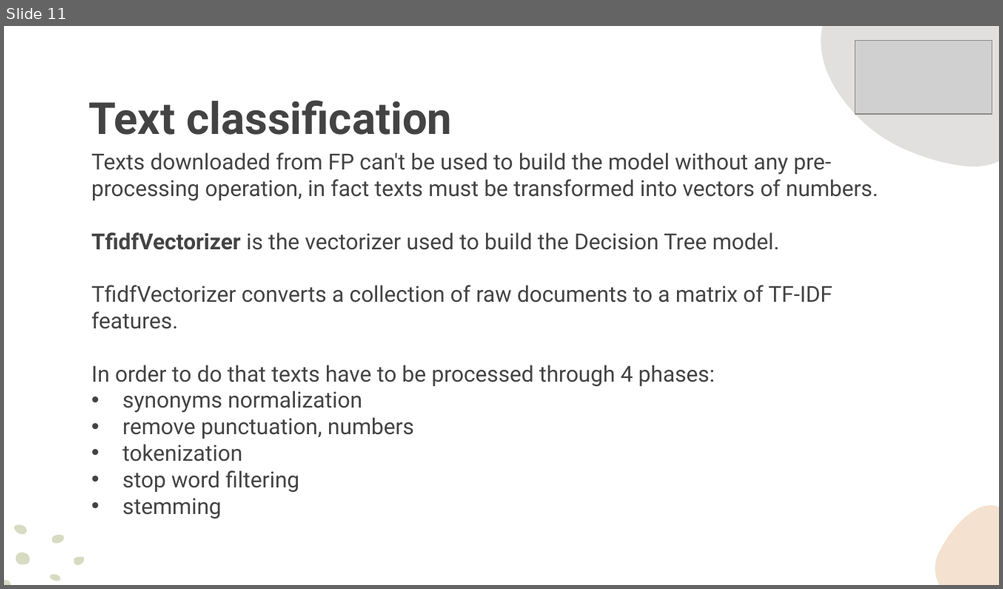
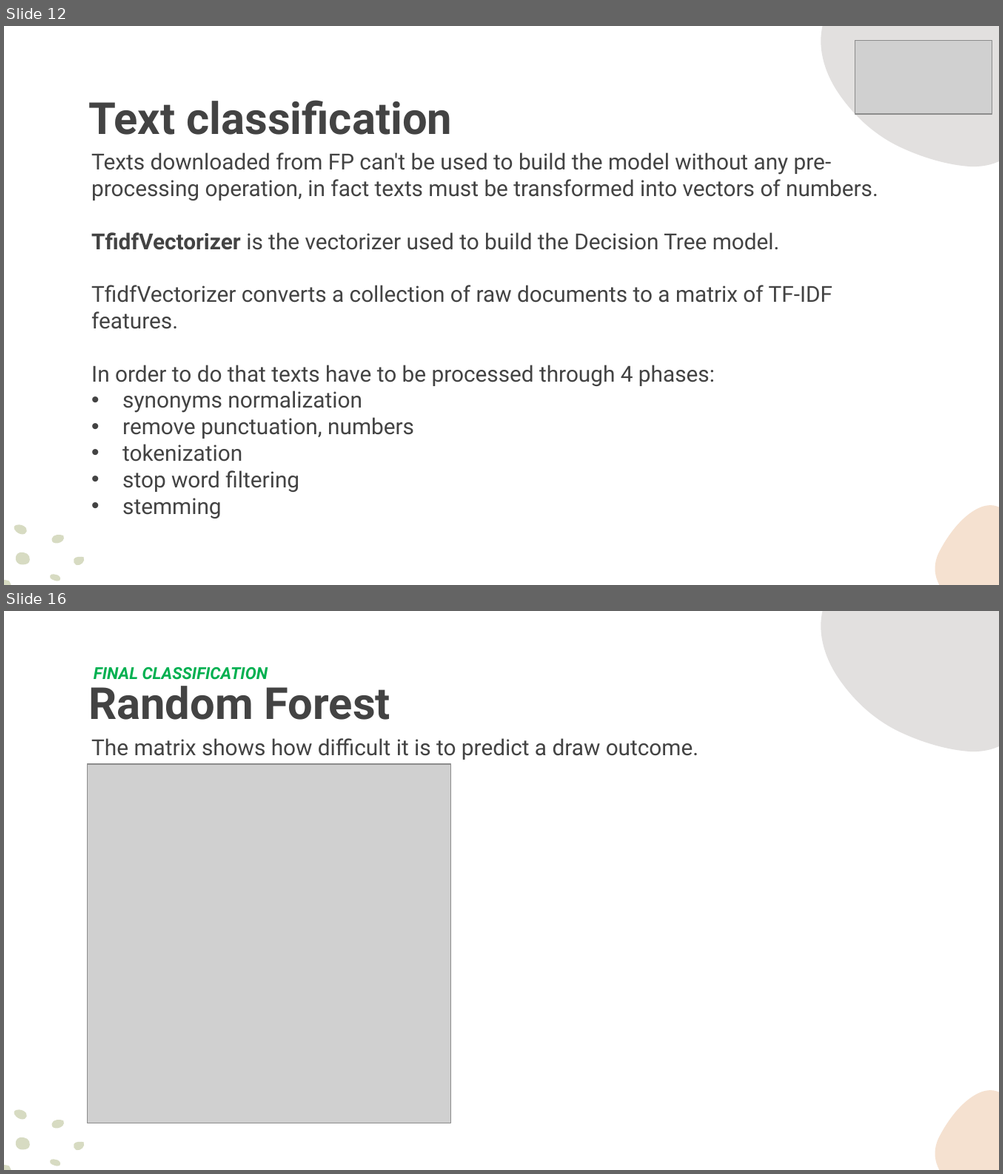
Before and after one commit to Malesone/The-winner-of-the-next-game, a slide deck: Presentation.pptx. Shown one above the other, each under a label of ours: slide 11 before the commit, slides 12 and 16 after it; the slides between them are not shown. The pictures are 1003x589 and 1003x1174 pixels, drawn with LibreOffice and Linux fonts; fonts in the diff are those of the drawing; grey boxes stand for pictures; background and template pictures are left out. Boxes give left, top, right and bottom in pixels: in the first picture for what was removed or moved away, otherwise in the second. Text is boxed around its words. In the diff, an @@ line names an element or a change of style, - is before the commit and + after.

```diff
--- a/Presentation.pptx
+++ b/Presentation.pptx
@@ slide 16 added at [4, 611, 999, 1170], background picture (left out); not listed: 2 template elements that a slide beside it also shows @@
@@ text added at [94, 667, 268, 680], 12 pt, text #00B050, bold, italic @@
+FINAL CLASSIFICATION
@@ text added at [88, 678, 390, 720], 32 pt, text #434343, bold @@
+Random Forest
@@ text added at [91, 738, 698, 760], 16 pt, text #434343 @@
+The matrix shows how difficult it is to predict a draw outcome.
@@ picture added at [88, 764, 450, 1123] @@
@@ group added at [4, 1105, 88, 1170]: 6 freeform shapes @@
@@ what was slide 11 is now slide 12 @@
```
Also in this commit, not shown: 6 slides changed, 3 other slides added, 1 slide removed, 1 other file.
